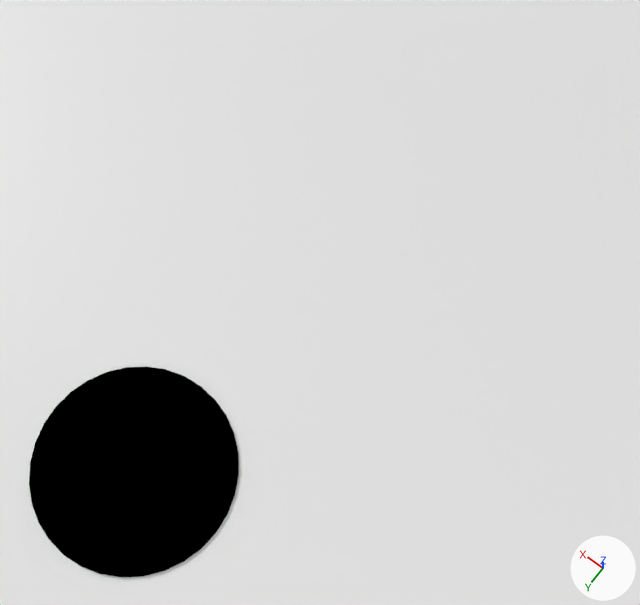
The Blender file BlenderResource/baseAnim.blend as it was, and as the next commit left it.
Rendered twice from a 50 mm lens placed at (1.71, -2.19, 2.58), pointed at (2.24, -2.9, -0.03). Lighting does not change. The marker at lower right points along +X, +Y and +Z.

Script lines for the objects in view, before the commit:
```python
me_cylinder = bpy.data.meshes.new('Cylinder')
me_cylinder.from_pydata(...)  # a 32-sided cylinder along z spanning x -1.0..1.0, y -1.0..1.0, z -1.0..1.0
me_cylinder.materials.append(mat_material_001)  # black #000000
me_plane = bpy.data.meshes.new('Plane')
me_plane.from_pydata([(-1.0, -1.0, 0.0), (1.0, -1.0, 0.0), (-1.0, 1.0, 0.0), (1.0, 1.0, 0.0)], [], [(0, 1, 3, 2)])
ob_cylinder = bpy.data.objects.new('Cylinder', me_cylinder)
ob_cylinder.location = (2.358, -2.169, 0.0)
ob_cylinder.scale = (0.3, 0.3, 0.01)
ob_plane = bpy.data.objects.new('Plane', me_plane)
ob_plane.location = (0.0, 0.0, 0.0)
ob_plane.scale = (5.1, 5.1, 1.0)
```
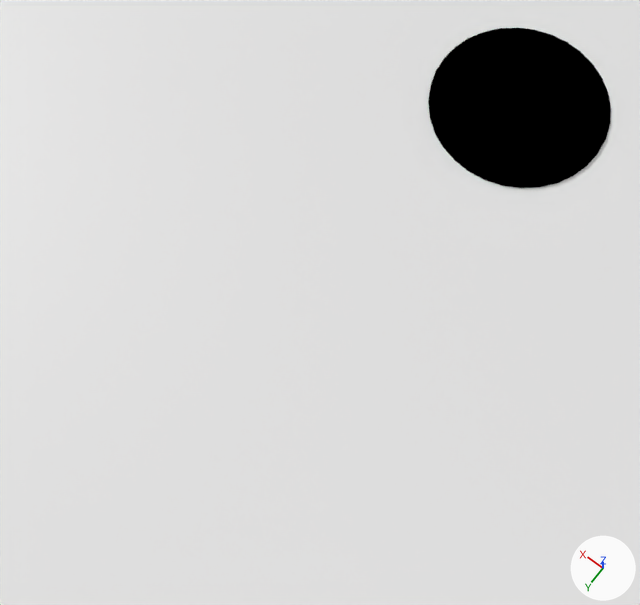
What differs and where, as boxes [x1, y1, x2, y2] in the pictures (640 x 605 px):
'Cylinder', moved: before [29, 367, 239, 577]; after [428, 28, 611, 188]

Diff of the bpy script that builds the scene:
```diff
--- a/BlenderResource/baseAnim.blend.py
+++ b/BlenderResource/baseAnim.blend.py
@@ ob_cylinder @@
 ob_cylinder = bpy.data.objects.new('Cylinder', me_cylinder)
-ob_cylinder.location = (2.358, -2.169, 0.0)
+ob_cylinder.location = (2.112, -3.837, 0.0)
 ob_cylinder.scale = (0.3, 0.3, 0.01)
```
